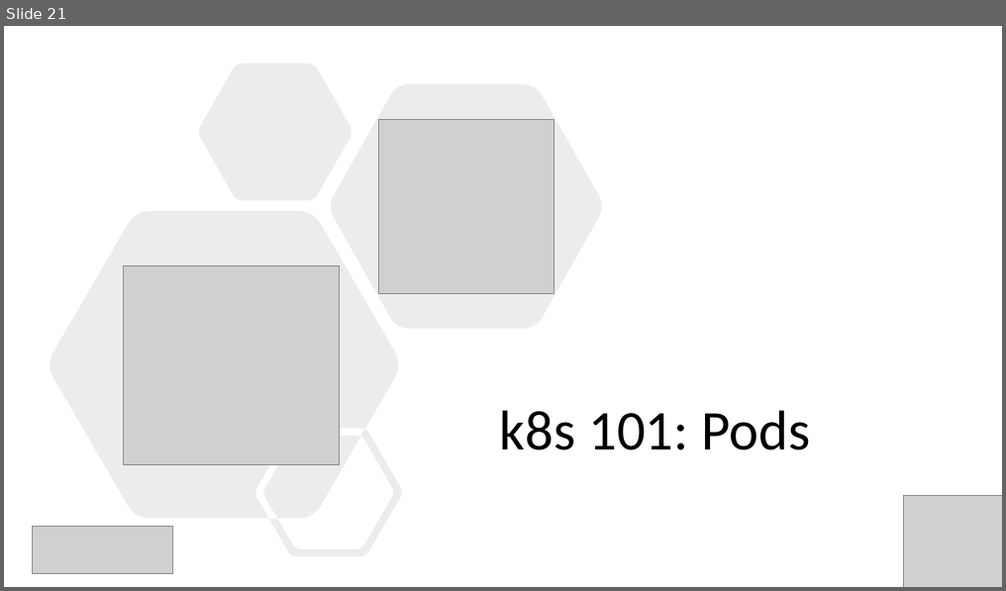
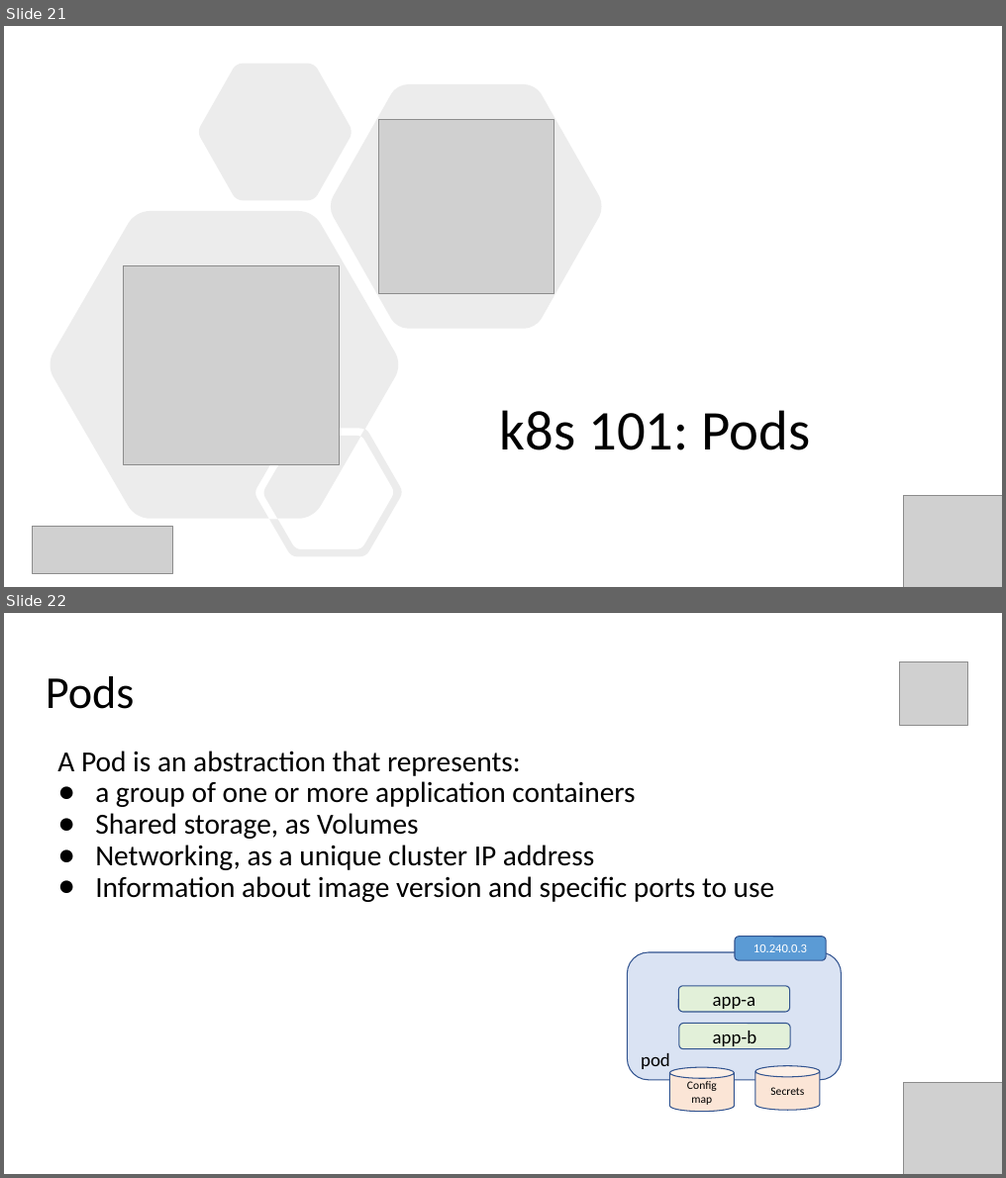
Before and after one commit to evgenyb/aks-workshops, a slide deck: 01-aks-and-k8s-101/slides/Introduction to AKS.pptx. Shown one above the other, each under a label of ours: slide 21 before the commit, slides 21 and 22 after it. The pictures are 1006x591 and 1006x1178 pixels, drawn with LibreOffice and Linux fonts; fonts in the diff are those of the drawing; grey boxes stand for pictures. Boxes give left, top, right and bottom in pixels: in the first picture for what was removed or moved away, otherwise in the second. Text is boxed around its words. In the diff, an @@ line names an element or a change of style, - is before the commit and + after.

```diff
--- a/01-aks-and-k8s-101/slides/Introduction to AKS.pptx
+++ b/01-aks-and-k8s-101/slides/Introduction to AKS.pptx
@@ slide 22 added at (x1=4, y1=613, x2=1002, y2=1174), background #FFFFFF @@
@@ picture added at (x1=899, y1=662, x2=968, y2=725) @@
@@ title added at (x1=46, y1=676, x2=135, y2=709), 44 pt, text #000000 @@
+Pods
@@ text added at (x1=57, y1=751, x2=775, y2=902), 28 pt, text #000000 @@
+A Pod is an abstraction that represents:
+● a group of one or more application containers
+● Shared storage, as Volumes
+● Networking, as a unique cluster IP address
+● Information about image version and specific ports to use
@@ group added at (x1=628, y1=937, x2=842, y2=1112): 4 rounded rectangles, 2 cylinders @@
+pod
+app-b
+app-a
+Config
+map
+Secrets
+10.240.0.3
@@ picture added at (x1=904, y1=1082, x2=1002, y2=1174) @@
```
Also in this commit, not shown: 2 slides changed, 7 other slides added, 8 slides removed, 1 other file.
